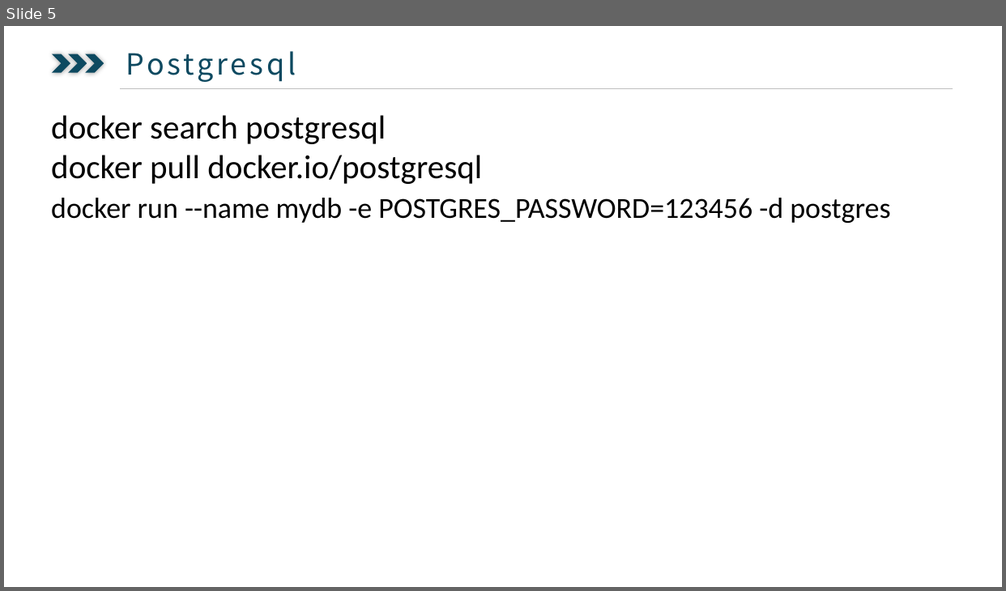
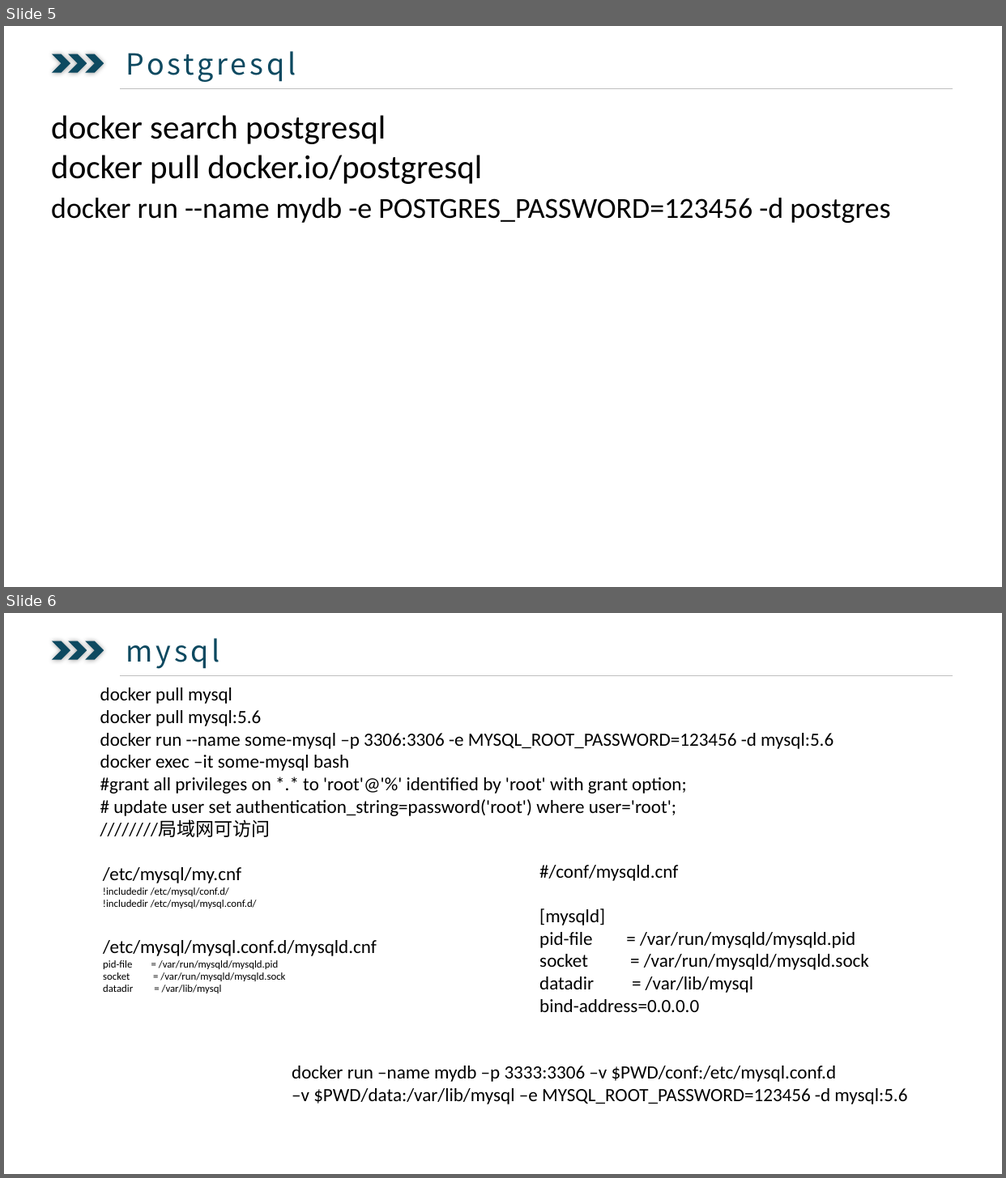
Before and after one commit to ysglyl/ppts, a slide deck: docker.pptx. Shown one above the other, each under a label of ours: slide 5 before the commit, slides 5 and 6 after it. The pictures are 1006x591 and 1006x1178 pixels, drawn with LibreOffice and Linux fonts; fonts in the diff are those of the drawing. Boxes give left, top, right and bottom in pixels: in the first picture for what was removed or moved away, otherwise in the second. Text is boxed around its words. In the diff, an @@ line names an element or a change of style, - is before the commit and + after.

```diff
--- a/docker.pptx
+++ b/docker.pptx
@@ slide 6 added at (4,613,1002,1174), background #FFFFFF @@
@@ chevron added at (52,641,70,659), fill #0D4960 @@
@@ chevron added at (68,641,87,659), fill #0D4960 @@
@@ chevron added at (86,641,104,659), fill #0D4960 @@
@@ text added at (126,638,220,669), 28 pt, text #0D4960 @@
+  mysql
@@ line added from (120, 675) to (953, 675), #BFBFBF 0.5 pt @@
@@ text added at (100,688,833,837), 18 pt, text #000000 @@
+docker pull mysql
+docker pull mysql:5.6
+docker run --name some-mysql –p 3306:3306 -e MYSQL_ROOT_PASSWORD=123456 -d mysql:5.6
+docker exec –it some-mysql bash
+#grant all privileges on *.* to 'root'@'%' identified by 'root' with grant option;
+# update user set authentication_string=password('root') where user='root';
+////////局域网可访问
@@ text added at (103,867,257,909), 10 pt, text #000000 @@
+/etc/mysql/my.cnf
+!includedir /etc/mysql/conf.d/
+!includedir /etc/mysql/mysql.conf.d/
@@ text added at (539,865,869,1012), 18 pt, text #000000 @@
+#/conf/mysqld.cnf
+[mysqld]
+pid-file = /var/run/mysqld/mysqld.pid
+socket = /var/run/mysqld/mysqld.sock
+datadir = /var/lib/mysql
+bind-address=0.0.0.0
@@ text added at (103,940,377,994), 10 pt, text #000000 @@
+/etc/mysql/mysql.conf.d/mysqld.cnf
+pid-file = /var/run/mysqld/mysqld.pid
+socket = /var/run/mysqld/mysqld.sock
+datadir = /var/lib/mysql
@@ text added at (292,1066,907,1105), 18 pt, text #000000 @@
+  docker run –name mydb –p 3333:3306 –v $PWD/conf:/etc/mysql.conf.d
+  –v $PWD/data:/var/lib/mysql –e MYSQL_ROOT_PASSWORD=123456 -d mysql:5.6
```
Also in this commit, not shown: 1 slide changed, 3 other slides added, 3 slides removed, 12 other files.
